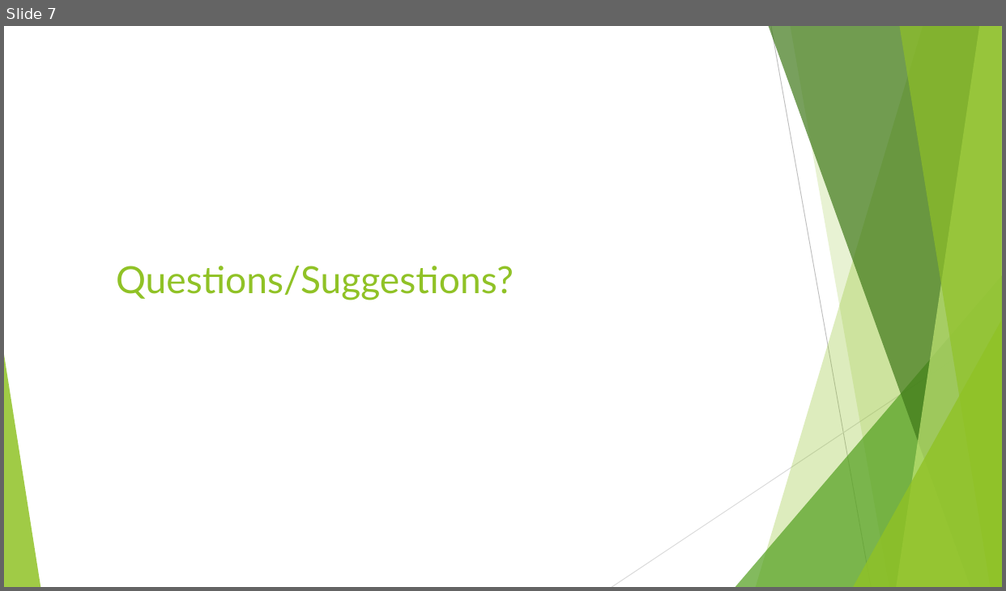
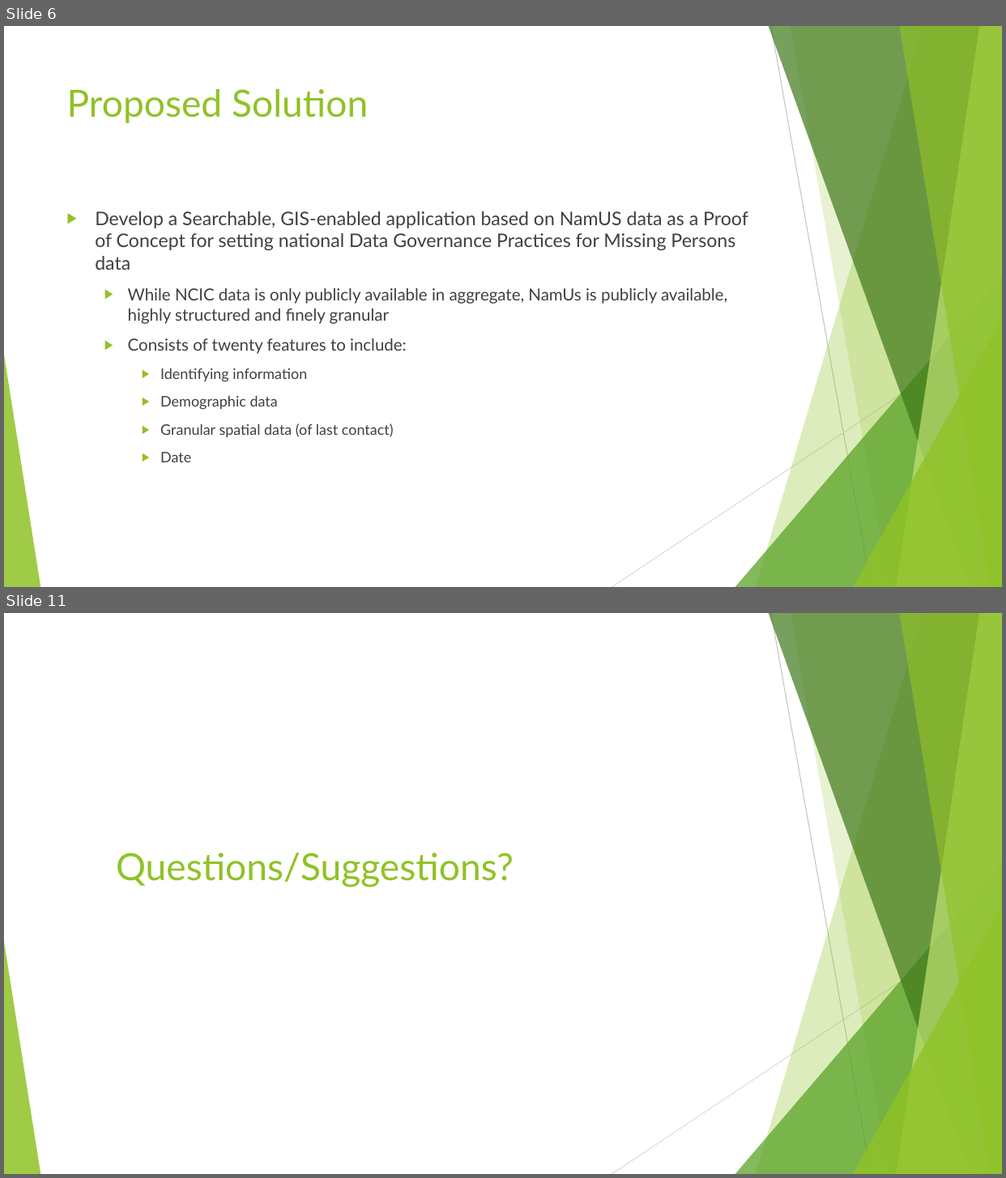
Before and after one commit to NelsonFoster/Data-Science-Capstone, a slide deck: Documentation/MidtermPresentation07182019.pptx. Shown one above the other, each under a label of ours: slide 7 before the commit, slides 6 and 11 after it; the slides between them are not shown. The pictures are 1006x591 and 1006x1178 pixels, drawn with LibreOffice and Linux fonts; fonts in the diff are those of the drawing. Boxes give left, top, right and bottom in pixels: in the first picture for what was removed or moved away, otherwise in the second. Text is boxed around its words. In the diff, an @@ line names an element or a change of style, - is before the commit and + after.

```diff
--- a/Documentation/MidtermPresentation07182019.pptx
+++ b/Documentation/MidtermPresentation07182019.pptx
@@ slide 6 added at box(4, 26, 1002, 587), background #FFFFFF; not listed: 10 template elements that a slide beside it also shows @@
@@ title added at box(67, 89, 368, 123), 36 pt, text #90C226 @@
+Proposed Solution
@@ text added at box(95, 211, 748, 463), 16 pt, text #404040 @@
+▶ Develop a Searchable, GIS-enabled application based on NamUS data as a Proof of Concept for setting national Data Governance Practices for Missing Persons data
+  ▶ While NCIC data is only publicly available in aggregate, NamUs is publicly available, highly structured and finely granular
+  ▶ Consists of twenty features to include:
+    ▶ Identifying information
+    ▶ Demographic data
+    ▶ Granular spatial data (of last contact)
+    ▶ Date
@@ what was slide 7 is now slide 11 @@
```
Also in this commit, not shown: 4 slides changed, 5 other slides added, 2 slides removed, 5 other files.
